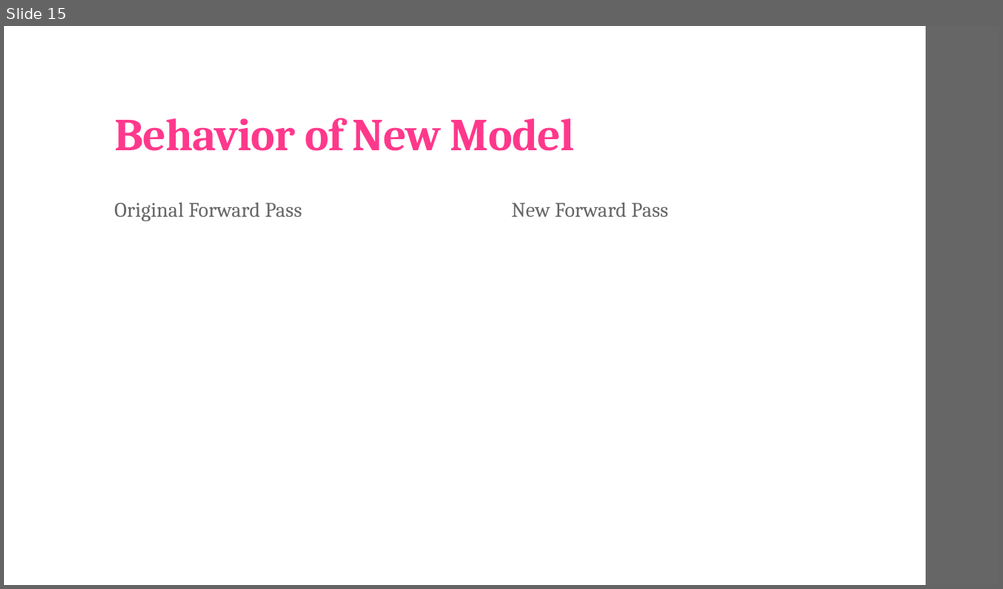
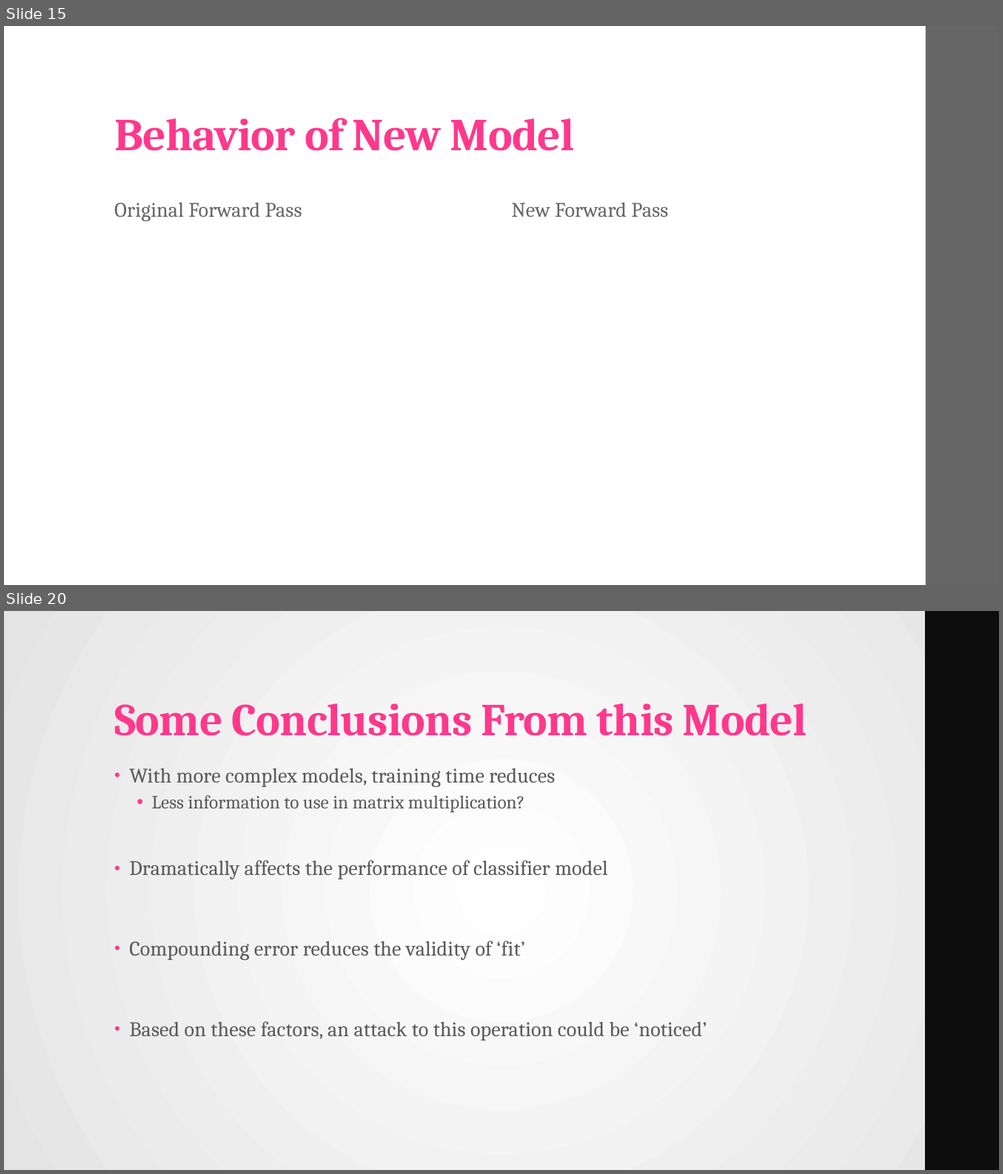
Before and after one commit to landonbuell/Convolutional-Neural-Networks, a slide deck: Presentations/02_04_2020/Modifying Layer Activations.pptx. Shown one above the other, each under a label of ours: slide 15 before the commit, slides 15 and 20 after it; the slides between them are not shown. The pictures are 1003x589 and 1003x1174 pixels, drawn with LibreOffice and Linux fonts; fonts in the diff are those of the drawing; grey boxes stand for pictures. Boxes give left, top, right and bottom in pixels: in the first picture for what was removed or moved away, otherwise in the second. Text is boxed around its words. In the diff, an @@ line names an element or a change of style, - is before the commit and + after.

Commit message:
1 April 2020
- Finished running first test instances
- Produced Notebook to analyze output of all classifiers
- Almost finished slideshow for 4/2

```diff
--- a/Presentations/02_04_2020/Modifying Layer Activations.pptx
+++ b/Presentations/02_04_2020/Modifying Layer Activations.pptx
@@ slide 20 added at [4, 611, 999, 1170], background gradient #FFFFFF to #E5E5E5; not listed: 1 template element that a slide beside it also shows @@
@@ rectangle added at [4, 611, 999, 1170], fill gradient #FFFFFF to #E5E5E5 @@
@@ rectangle added at [925, 611, 999, 1170], fill #0D0D0D @@
@@ title added at [114, 703, 807, 736], 44 pt, text #FF388C, bold @@
+Some Conclusions From this Model
@@ text added at [129, 768, 706, 1041], 20 pt, text #595959 @@
+• With more complex models, training time reduces
+  • Less information to use in matrix multiplication?
+• Dramatically affects the performance of classifier model
+• Compounding error reduces the validity of ‘fit’
+• Based on these factors, an attack to this operation could be ‘noticed’
```
Also in this commit, not shown: 4 slides changed, 9 other slides added, 5 other files.
